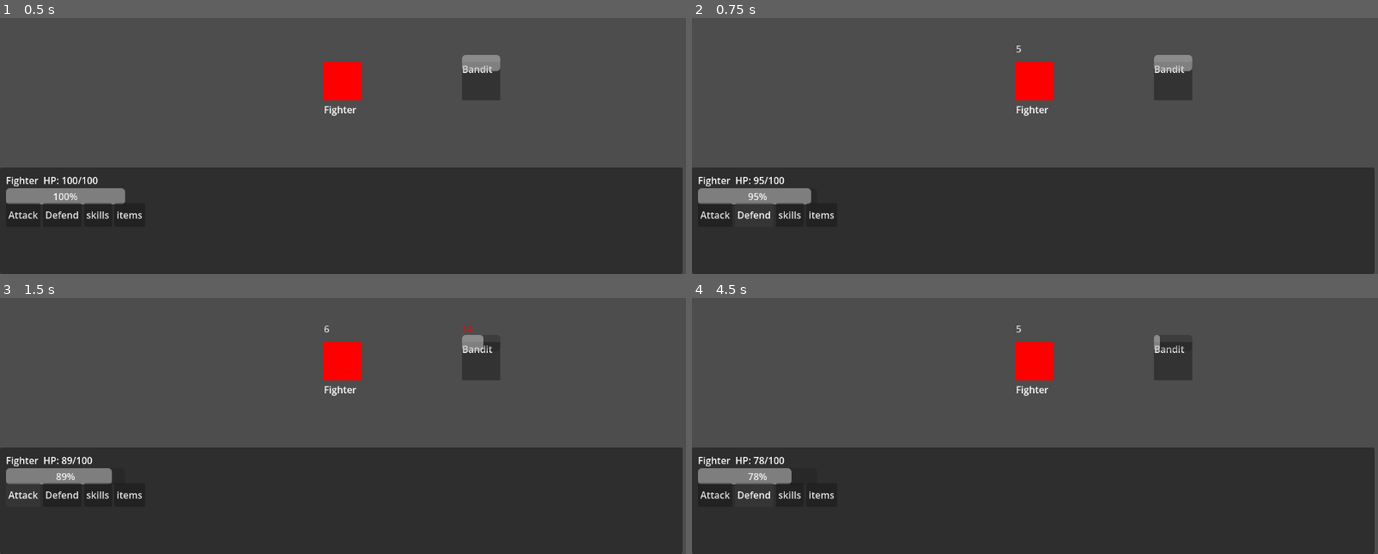
Above: before the commit, frames 1-4 (two rows, left to right).
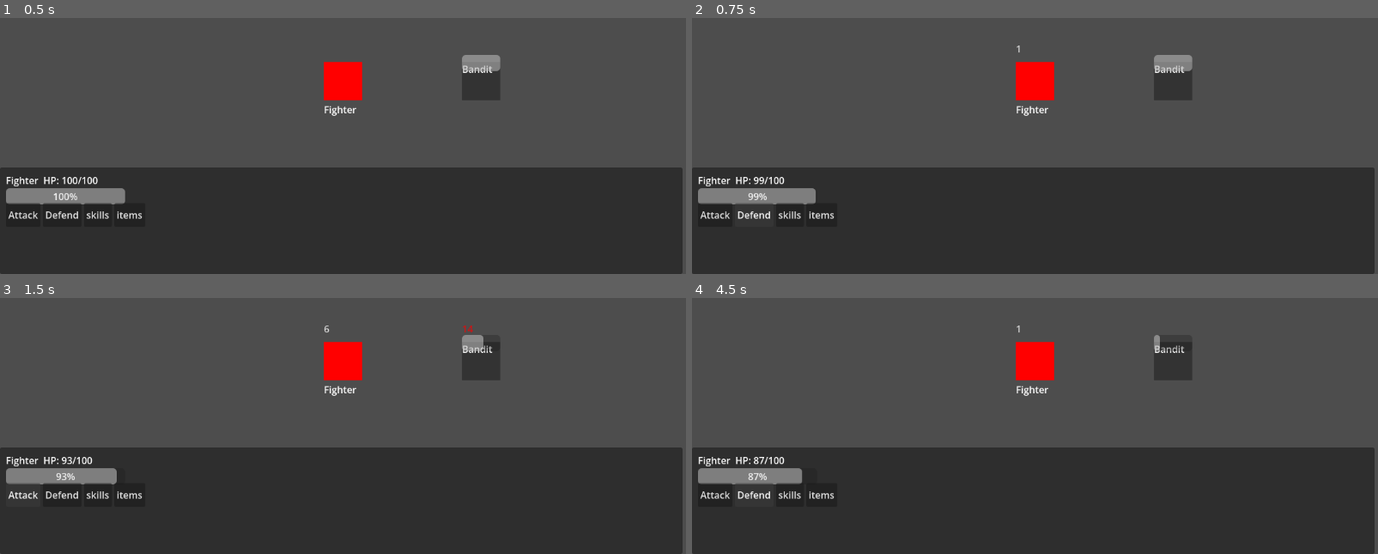
Above: after the commit, the same moments.

Repository: shootingdragongames/GrindRPG
Game: Godot game, scene res://Scenes/battle/battle.tscn
Two runs of this game, one before a commit and one after it. Both use one fixed random seed, a clock stepped at 60 frames per second and the inputs below.
Inputs:
- Up to frame 1 (0.5 s): no input
- Up to frame 2 (0.75 s): click "Defend" at 0.5 s
- Up to frame 3 (1.5 s): click "Attack" at 1.25 s
- Up to frame 4 (4.5 s): click "skills" at 2 s; click "items" at 2.75 s; click "Attack" at 3.5 s; click "Defend" at 4.25 s

Frame 1 is identical in both runs. In frame 2, less than 0.1% of the frame differs, in the area x 9-48%, y 10-73%; in frame 3, less than 0.1%; in frame 4, 0.2%, in the area x 8-48%, y 10-73%.

Commit message:
Defend mechanic - 50-75% damage reduction

Diff:
--- a/Scenes/battle/battle.gd
+++ b/Scenes/battle/battle.gd
@@ -7,6 +7,7 @@
 var bandit_max_hp: int
 var bandit_def: int = 3
 var player_turn: bool = true
+var is_defending: bool = false
 
 @onready var hp_bar = $UI/UIRoot/PartyPanel/ProgressBar
 @onready var hp_label = $UI/UIRoot/PartyPanel/Label
@@ -20,7 +21,8 @@
 
 func _on_defend_pressed():
     if player_turn:
-        print("Fighter defends! Reduced damage next hit.")
+        is_defending = true
+        print("Fighter defends!")
         enemy_attack()
 func show_damage(amount: int, position: Vector2, color: Color):
     var label = Label.new()
@@ -85,6 +87,13 @@
     var base_damage = max(0, bandit_atk - fighter_data.get_def())
     var variance = randf_range(0.85, 1.15)
     var damage = max(1, int(base_damage * variance))
+
+    if is_defending:
+        var reduction = randf_range(0.50, 0.75)
+        damage = max(1, int(damage * (1.0 - reduction)))
+        print("Fighter defended! Reduced damage: ", damage)
+        is_defending = false
+
     fighter_hp -= damage
     print("Bandit attacks! ", damage, " damage. Fighter HP: ", fighter_hp)
     show_damage(damage, $ColorRect.position + Vector2(0, -20), Color.WHITE)
